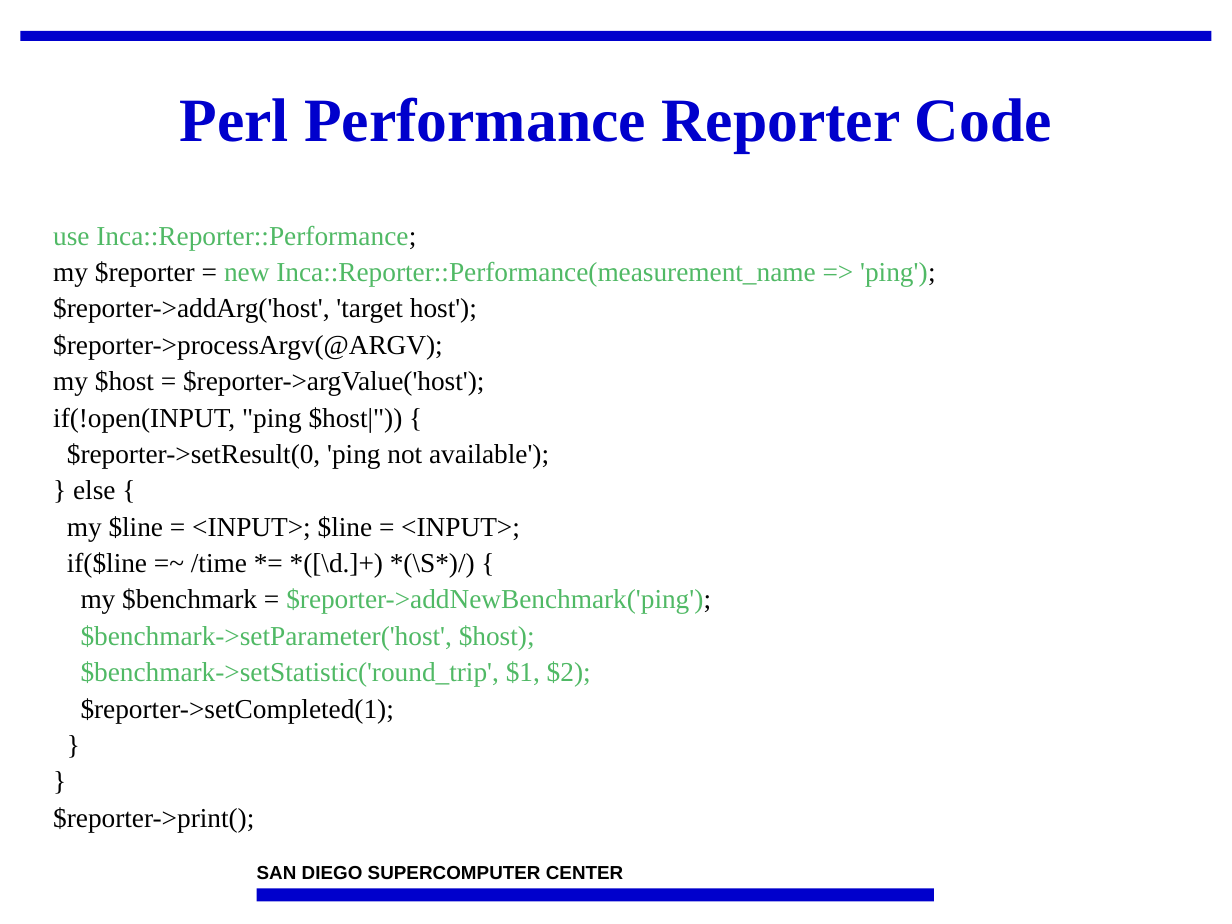
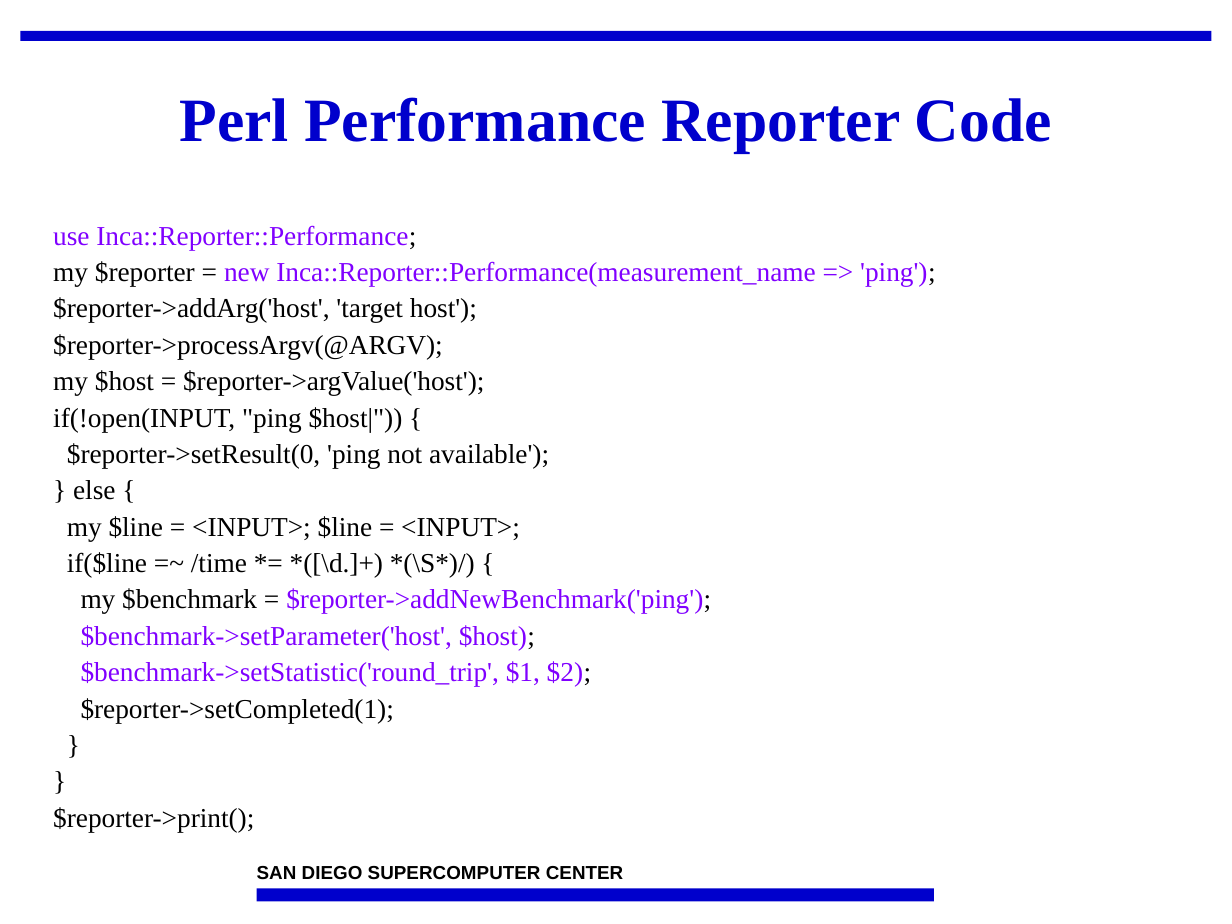
Before and after one commit to IncaProject/inca-xsede, a slide deck: slide 25 of talks/2008workshop/incaReporters.ppt. Drawn at 1232x924 pixels with LibreOffice and Linux fonts; fonts in the diff are those of the drawing; background and template pictures are left out. Boxes give left, top, right and bottom in pixels: in the first picture for what was removed or moved away, otherwise in the second. Text is boxed around its words. In the diff, an @@ line names an element or a change of style, - is before the commit and + after.

```diff
--- a/talks/2008workshop/incaReporters.ppt
+++ b/talks/2008workshop/incaReporters.ppt
@@ text at bbox=[53, 225, 936, 686]: text colour #50B965 to #8000FF in "use Inca::Reporter::Performance;", "new Inca::Reporter::Performance(measurement_name => 'ping');", "$reporter->addNewBenchmark('ping');", "$benchmark->setParameter('host', $host);" and 1 more places; text colour #50B965 to #000000 in "$host);", "$2);" @@
```
Also in this commit, not shown: 18 other slides changed, 1 slide added, 1 slide removed, 1 other file.
